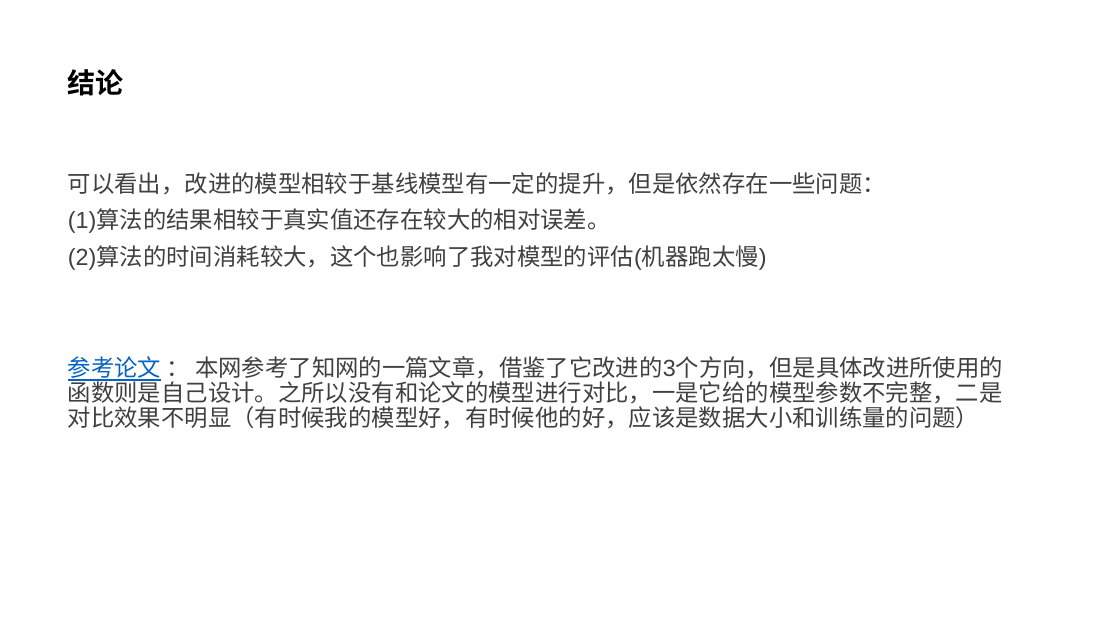
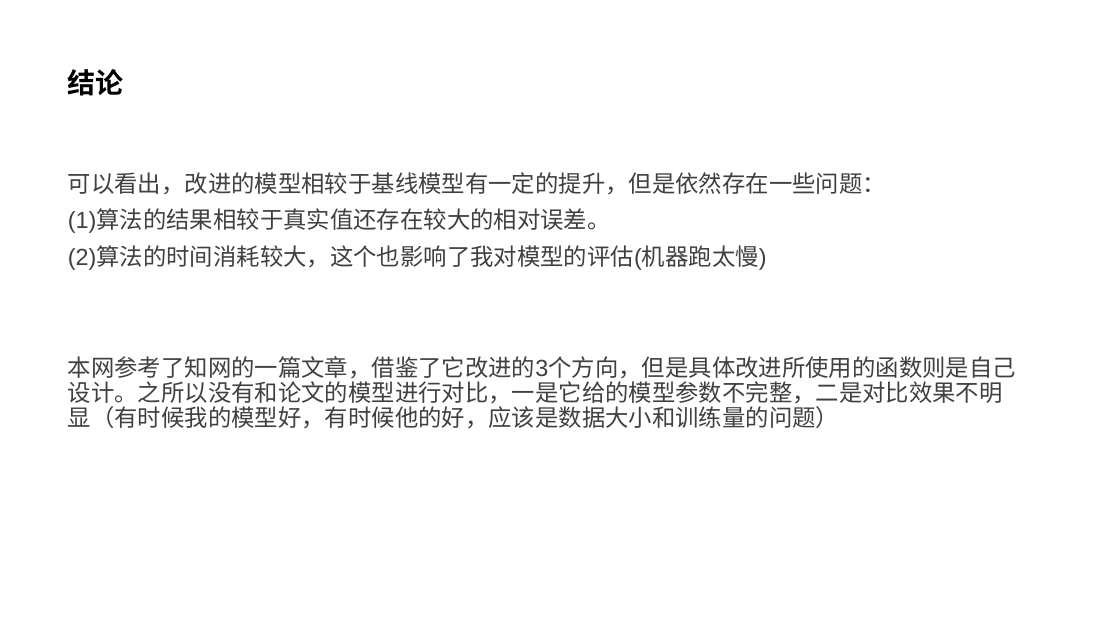
Before and after one commit to Shuojia-Huang/TSP, a slide deck: slide 13 of paper/report.pptx. Drawn at 1120x630 pixels with LibreOffice and Linux fonts; fonts in the diff are those of the drawing. Boxes give left, top, right and bottom in pixels: in the first picture for what was removed or moved away, otherwise in the second. Text is boxed around its words. In the diff, an @@ line names an element or a change of style, - is before the commit and + after.

```diff
--- a/paper/report.pptx
+++ b/paper/report.pptx
@@ text at (x1=68, y1=356, x2=1016, y2=428): text changed @@
-参考论文 ： 本网参考了知网的一篇文章，借鉴了它改进的3个方向，但是具体改进所使用的函数则是自己设计。之所以没有和论文的模型进行对比，一是它给的模型参数不完整，二是对比效果不明显（有时候我的模型好，有时候他的好，应该是数据大小和训练量的问题）
+本网参考了知网的一篇文章，借鉴了它改进的3个方向，但是具体改进所使用的函数则是自己设计。之所以没有和论文的模型进行对比，一是它给的模型参数不完整，二是对比效果不明显（有时候我的模型好，有时候他的好，应该是数据大小和训练量的问题）
```
Also in this commit, not shown: 1 other file.
